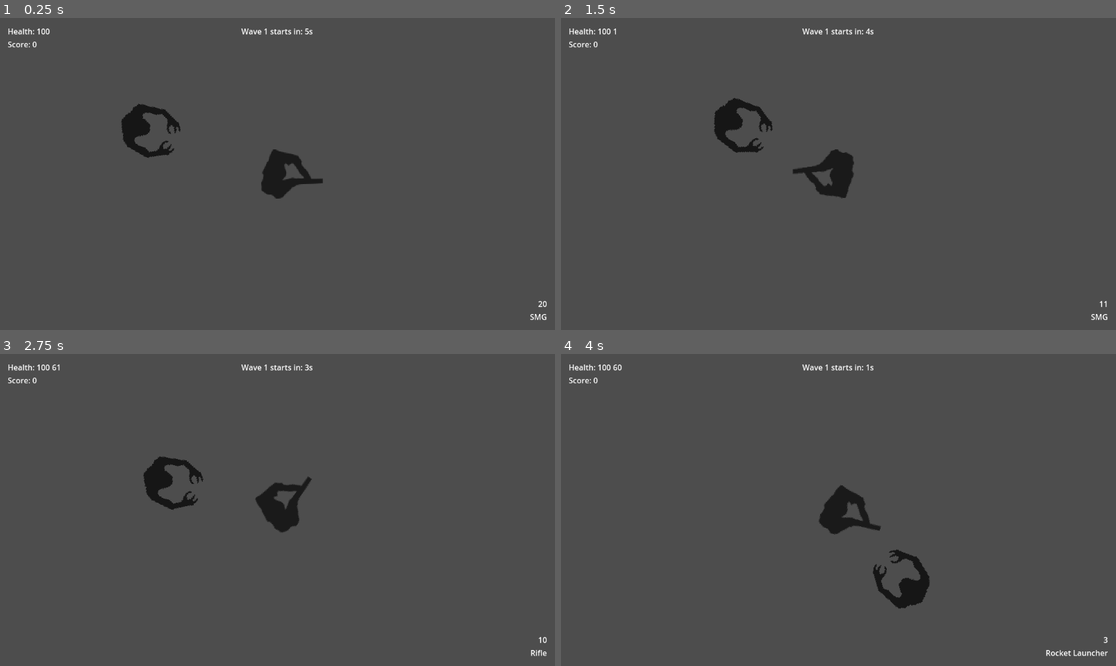
Above: before the commit, frames 1-4 (two rows, left to right).
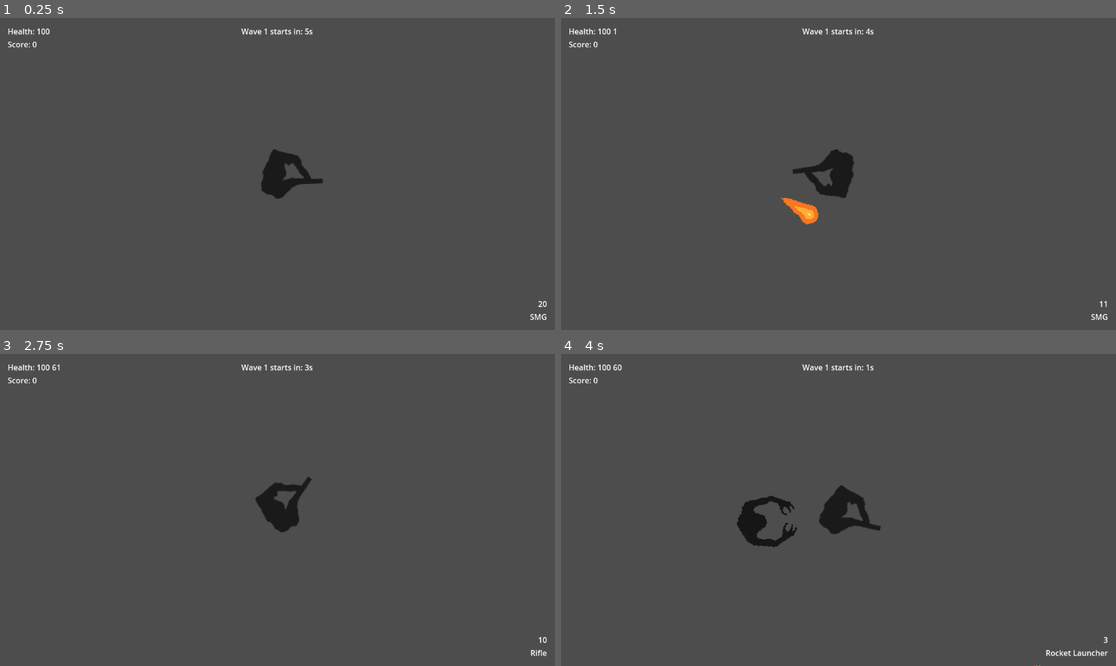
Above: after the commit, the same moments.

Repository: NikoSakic/GodotSurvivor
Game: Godot game, scene res://Scenes/World.tscn
Same seed, same stepped clock (60 frames per second), same inputs: the game is played once before the commit and once after it.
Inputs (mouse positions are in pixels of both pictures, inside the frame that each line leads up to):
- Up to frame 1 (0.25 s): no input
- Up to frame 2 (1.5 s): move the mouse to (960, 158) at 0.52 s; press the mouse at (960, 158) at 0.53 s; hold D (move_right) 0.53-1.28 s; move the mouse to (727, 189) at 1.27 s; release the mouse at (727, 189) at 1.28 s; hold S (move_down) from 1.28 s (still down); tap 1 (weapon_1) at 1.35 s
- Up to frame 3 (2.75 s): move the mouse to (333, 441) at 2.02 s; release S (move_down) at 2.03 s; hold D (move_right) from 2.03 s (still down); tap 2 (weapon_2) at 2.1 s
- Up to frame 4 (4 s): move the mouse to (810, 572) at 2.77 s; release D (move_right) at 2.78 s; hold W (move_up) 2.78-3.53 s; tap 3 (weapon_3) at 2.85 s; move the mouse to (1005, 556) at 3.52 s; hold A (move_left) from 3.53 s (still down); tap 4 (weapon_4) at 3.6 s

The runs differ from the first frame. In frame 1, 0.8% of the frame differs, in the area x 21-33%, y 27-45%; in frame 2, 1.1%; in frame 3, 0.8%; in frame 4, 1.6%, in the area x 31-87%, y 45-100%.

Commit message:
ghoul shoots fireball

Diff:
--- a/Bullet.gd
+++ b/Bullet.gd
@@ -2,7 +2,7 @@
 class_name Bullet
 
 var travelled_distance = 0
-const RANGE = 1200
+@export var RANGE:int = 1200
 @export var SPEED = 1000
 var damage = 20
 @export var area2d : Area2D
@@ -24,3 +24,5 @@
 	queue_free()
 	if body.has_method("take_damage"):
 		body.take_damage(damage)
+	if body.has_node("HealthComponent"):
+		body.get_node("HealthComponent").take_damage(damage)
--- a/EnemySpawner.gd
+++ b/EnemySpawner.gd
@@ -74,7 +74,6 @@
 
 func player_killed_enemy(_score :int):
 	enemies_killed += 1
-	print(enemies_killed)
 
 func increase_wave_difficulty():
 	zombies_per_wave *= 2
--- a/Scenes/Components/EnemyShootingComponent.gd
+++ b/Scenes/Components/EnemyShootingComponent.gd
@@ -1,10 +1,11 @@
 extends Node2D
 class_name EnemyShootingComponent
 
-@export var bullet_scene : Area2D
+@export var bullet_scene : PackedScene
 @export var damage:int
 @export var max_attack_range: int
 @export var attack_cooldown:float
+@export var bullet_spawn_point : Node2D
 
 var target : Player = null
 var can_shoot:bool = true
@@ -12,11 +13,16 @@
 func _ready():
 	can_shoot = true
 
-func setPlayer(player):
+func set_player(player):
 	target = player
 
 func attack():
-	print("attack")
+	var new_bullet = bullet_scene.instantiate()
+	new_bullet.global_position = bullet_spawn_point.global_position
+	var look_vec = target.position - bullet_spawn_point.global_position
+	new_bullet.global_rotation = atan2(look_vec.y, look_vec.x)
+	new_bullet.set_damage(damage)
+	get_tree().root.add_child(new_bullet)
 
 func _process(_delta):
 	if target == null:
--- a/Scenes/FireGhoul.gd
+++ b/Scenes/FireGhoul.gd
@@ -4,3 +4,4 @@
 
 func _ready():
 	$PursuitComponent.set_target(player)
+	$EnemyShootingComponent.set_player(player)
--- a/Scenes/FireGhoul.tscn
+++ b/Scenes/FireGhoul.tscn
@@ -1,9 +1,11 @@
-[gd_scene load_steps=6 format=3 uid="uid://b653u876xeb55"]
+[gd_scene load_steps=8 format=3 uid="uid://b653u876xeb55"]
 
 [ext_resource type="Script" path="res://Scenes/FireGhoul.gd" id="1_7rf5n"]
 [ext_resource type="Texture2D" uid="uid://stksrgjgtloe" path="res://Art/characters/fireball_zombie.png" id="1_j6yfm"]
 [ext_resource type="Script" path="res://Scenes/Components/PursuitComponent.gd" id="3_hk7qs"]
 [ext_resource type="Script" path="res://Scenes/Components/EnemyShootingComponent.gd" id="4_x5ixd"]
+[ext_resource type="PackedScene" uid="uid://dy55jfyexym6t" path="res://Scenes/GhoulFireball.tscn" id="5_a38gp"]
+[ext_resource type="Script" path="res://Scenes/Components/HealthComponent.gd" id="5_t68kv"]
 
 [sub_resource type="CircleShape2D" id="CircleShape2D_ysq70"]
 radius = 30.0
@@ -28,8 +30,17 @@
 char_body = NodePath("..")
 goal_range = 100.0
 
-[node name="EnemyShootingComponent" type="Node2D" parent="."]
+[node name="EnemyShootingComponent" type="Node2D" parent="." node_paths=PackedStringArray("bullet_spawn_point")]
 script = ExtResource("4_x5ixd")
+bullet_scene = ExtResource("5_a38gp")
 damage = 20
 max_attack_range = 800
 attack_cooldown = 3.0
+bullet_spawn_point = NodePath("../SpawnPoint")
+
+[node name="HealthComponent" type="Node2D" parent="."]
+script = ExtResource("5_t68kv")
+max_health = 125
+
+[node name="SpawnPoint" type="Marker2D" parent="."]
+position = Vector2(25, 0)
--- /dev/null
+++ b/Scenes/GhoulFireball.tscn
@@ -0,0 +1,26 @@
+[gd_scene load_steps=4 format=3 uid="uid://dy55jfyexym6t"]
+
+[ext_resource type="Script" path="res://Bullet.gd" id="1_6x8ur"]
+[ext_resource type="Texture2D" uid="uid://clcijlvgt6w8u" path="res://Art/Projectiles/fireball.png" id="2_2n5rc"]
+
+[sub_resource type="CircleShape2D" id="CircleShape2D_juhjk"]
+
+[node name="GhoulFireball" type="Area2D" node_paths=PackedStringArray("area2d")]
+top_level = true
+collision_layer = 0
+script = ExtResource("1_6x8ur")
+RANGE = 3000
+SPEED = 500
+area2d = NodePath(".")
+
+[node name="Sprite2D" type="Sprite2D" parent="."]
+texture_filter = 1
+position = Vector2(-17, 1)
+rotation = 3.14159
+scale = Vector2(0.5, 0.5)
+texture = ExtResource("2_2n5rc")
+hframes = 2
+vframes = 2
+
+[node name="CollisionShape2D" type="CollisionShape2D" parent="."]
+shape = SubResource("CircleShape2D_juhjk")
--- a/Scenes/World.tscn
+++ b/Scenes/World.tscn
@@ -26,5 +26,5 @@
 [node name="Explosion" parent="." instance=ExtResource("6_phd0c")]
 
 [node name="FireGhoul" parent="." node_paths=PackedStringArray("player") instance=ExtResource("6_u06sx")]
-position = Vector2(-181, -61)
+position = Vector2(-505, -289)
 player = NodePath("../Player")
Binary file added: Art/Projectiles/fireball.png
Not shown, added: Art/Projectiles/fireball.png.import
